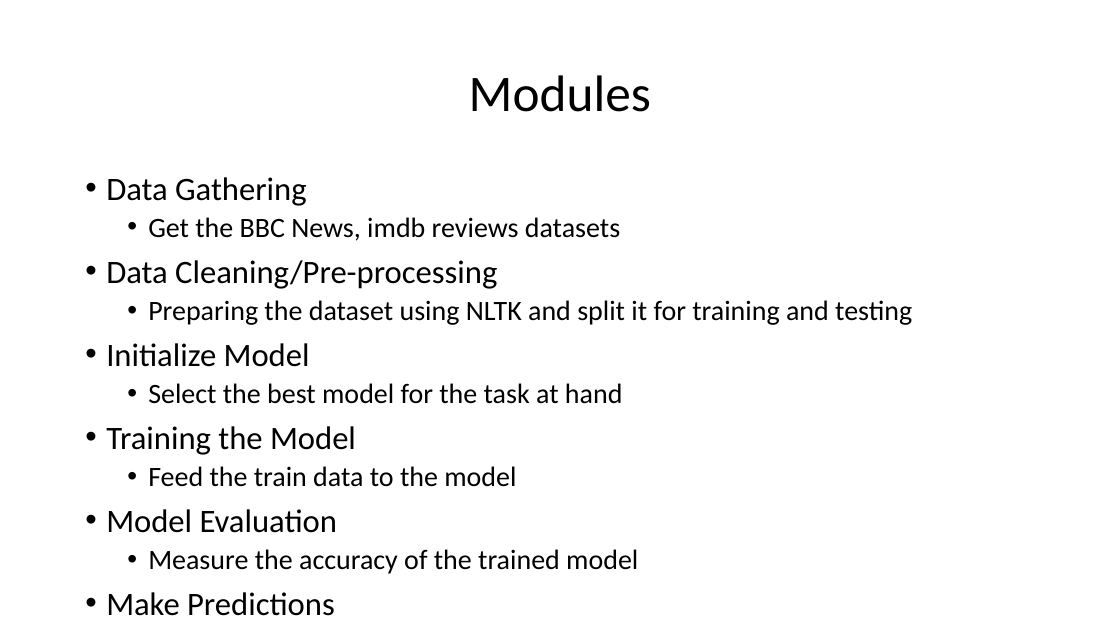
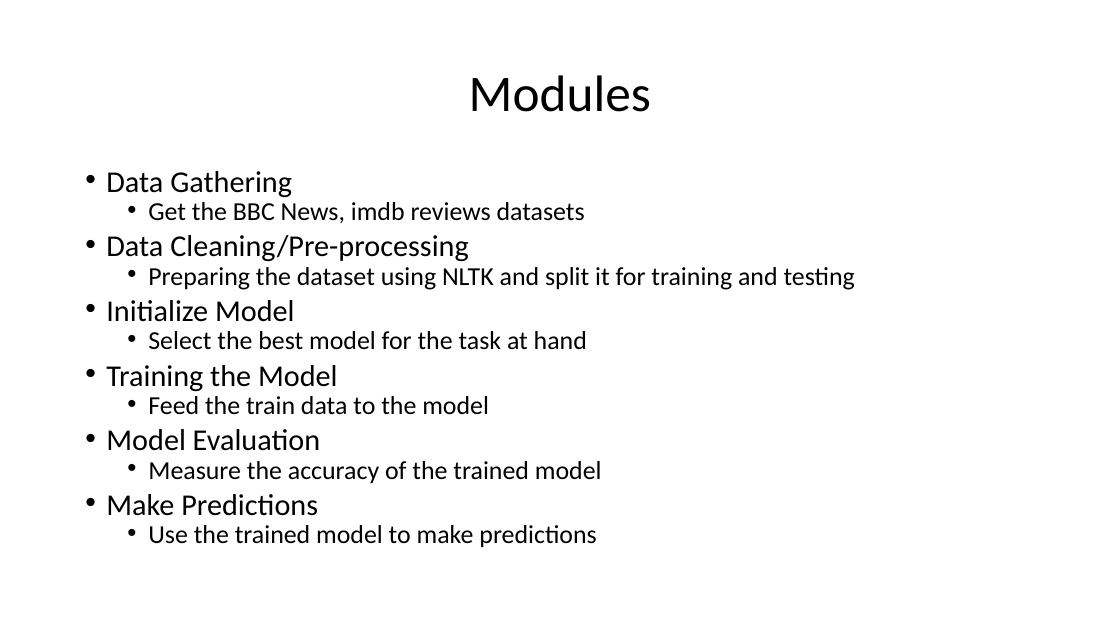
Before and after one commit to HarshaKy/text-classifier, a slide deck: slide 11 of docs/Presentation.pptx. Drawn at 1120x630 pixels with LibreOffice and Linux fonts; fonts in the diff are those of the drawing. Boxes give left, top, right and bottom in pixels: in the first picture for what was removed or moved away, otherwise in the second. Text is boxed around its words. In the diff, an @@ line names an element or a change of style, - is before the commit and + after.

```diff
--- a/docs/Presentation.pptx
+++ b/docs/Presentation.pptx
@@ text "Data Gathering" at box(106, 171, 855, 548): size 28 to 25.9 pt in "Data Gathering", "Data Cleaning/Pre-processing", "Initialize Model", "Training the Model" and 2 more places; size 24 to 22.2 pt in "Get the BBC News, imdb reviews datasets", "Preparing the dataset using NLTK and split ...", "Select the best model for the task ...", "Feed the train data to the model" and 2 more places; line spacing 0.9 to 0.7 @@
```
Also in this commit, not shown: 6 other slides changed.
